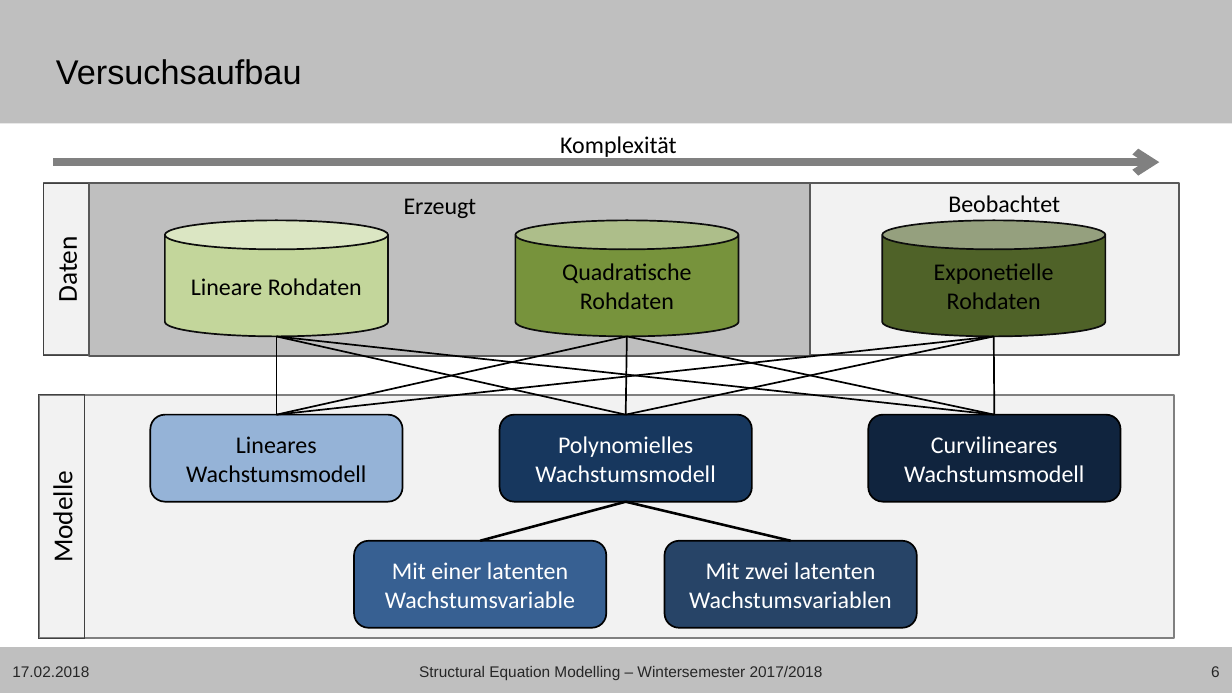
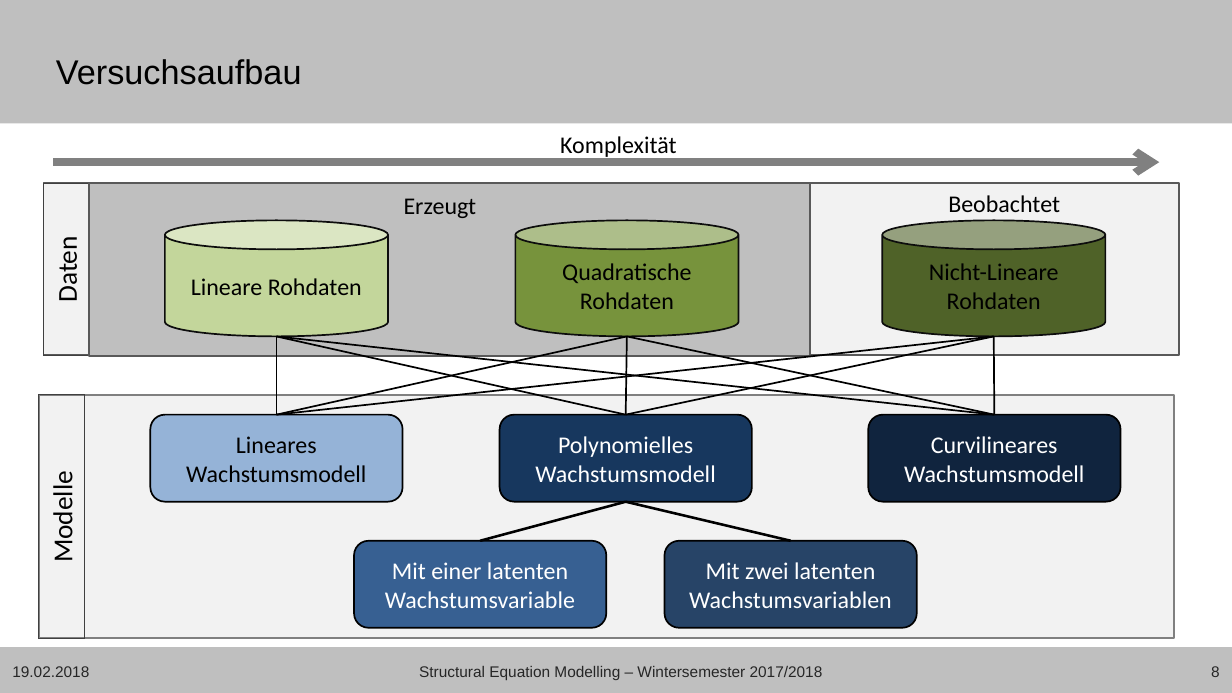
Before and after one commit to mircopp/Structural-Equation-Modeling, a slide deck: slide 8 of Mirco_sem17_18_wachstumsmodelle_präsentation.pptx (slide 6 before the commit). Drawn at 1232x693 pixels with LibreOffice and Linux fonts; fonts in the diff are those of the drawing; background and template pictures are left out. Boxes give left, top, right and bottom in pixels: in the first picture for what was removed or moved away, otherwise in the second. Text is boxed around its words. In the diff, an @@ line names an element or a change of style, - is before the commit and + after.

```diff
--- a/Mirco_sem17_18_wachstumsmodelle_präsentation.pptx
+++ b/Mirco_sem17_18_wachstumsmodelle_präsentation.pptx
@@ text in cylinder at <box>929,263,1059,309</box>: text changed @@
-Exponetielle Rohdaten
+Nicht-Lineare Rohdaten
@@ text at <box>12,666,89,677</box>: text changed @@
-17.02.2018
+19.02.2018
@@ page number at <box>1211,666,1220,677</box>: text changed @@
-6
+8
```
Also in this commit, not shown: 7 other slides changed, 10 slides added, 2 other files.
